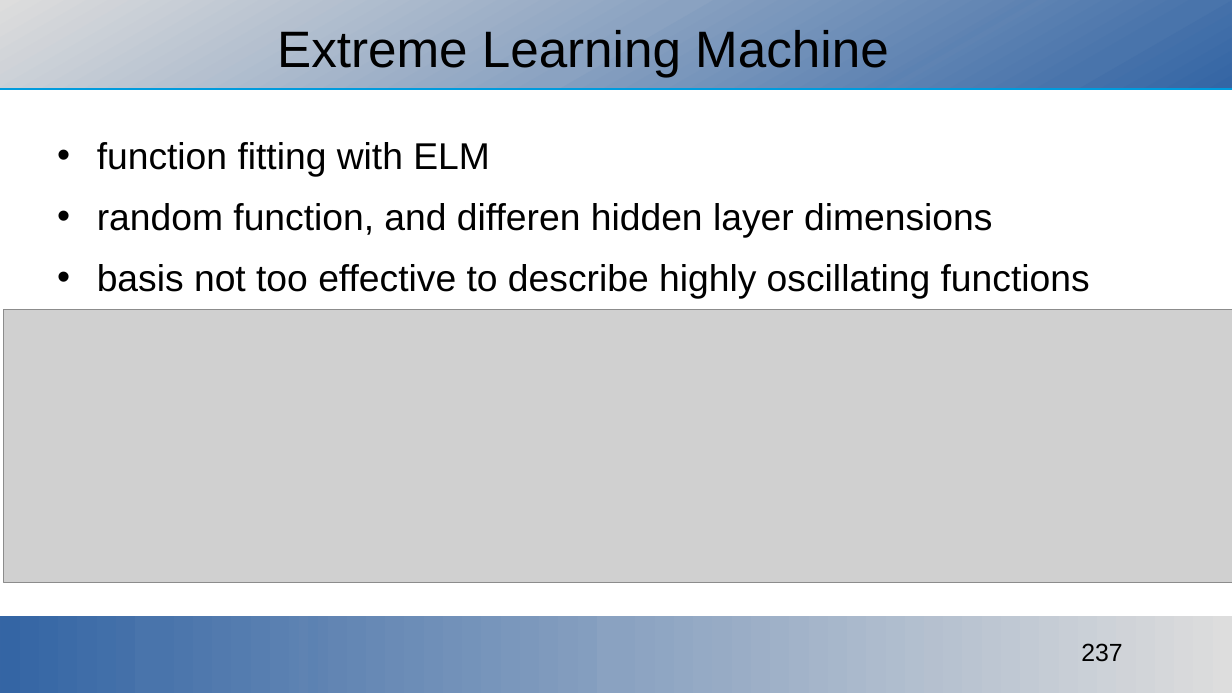
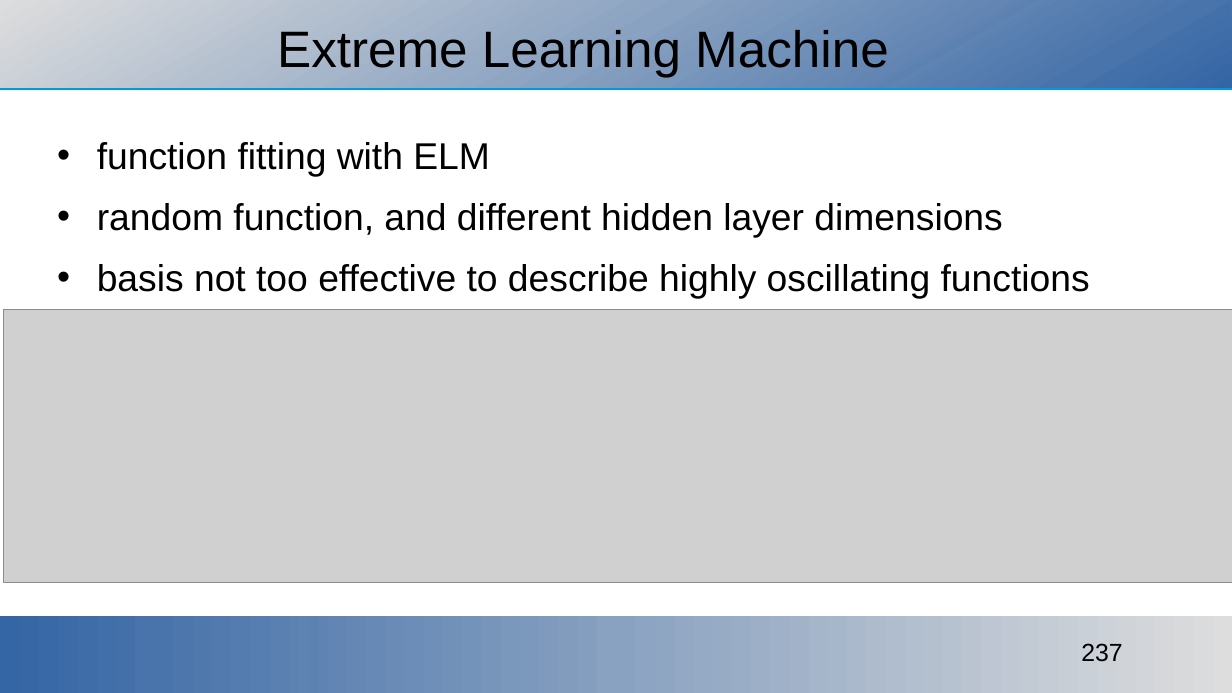
Before and after one commit to ajakovac/ML-in-Practice-I, a slide deck: slide 237 of ML in practice.odp. Drawn at 1232x693 pixels with LibreOffice and Linux fonts; fonts in the diff are those of the drawing; grey boxes stand for pictures; background and template pictures are left out. Boxes give left, top, right and bottom in pixels: in the first picture for what was removed or moved away, otherwise in the second. Text is boxed around its words. In the diff, an @@ line names an element or a change of style, - is before the commit and + after.

```diff
--- a/ML in practice.odp
+++ b/ML in practice.odp
@@ text at bbox=[97, 203, 1002, 238]: text changed @@
-• random function, and differen hidden layer dimensions
+• random function, and different hidden layer dimensions
```
Also in this commit, not shown: 6 other slides changed, 1 other file.
